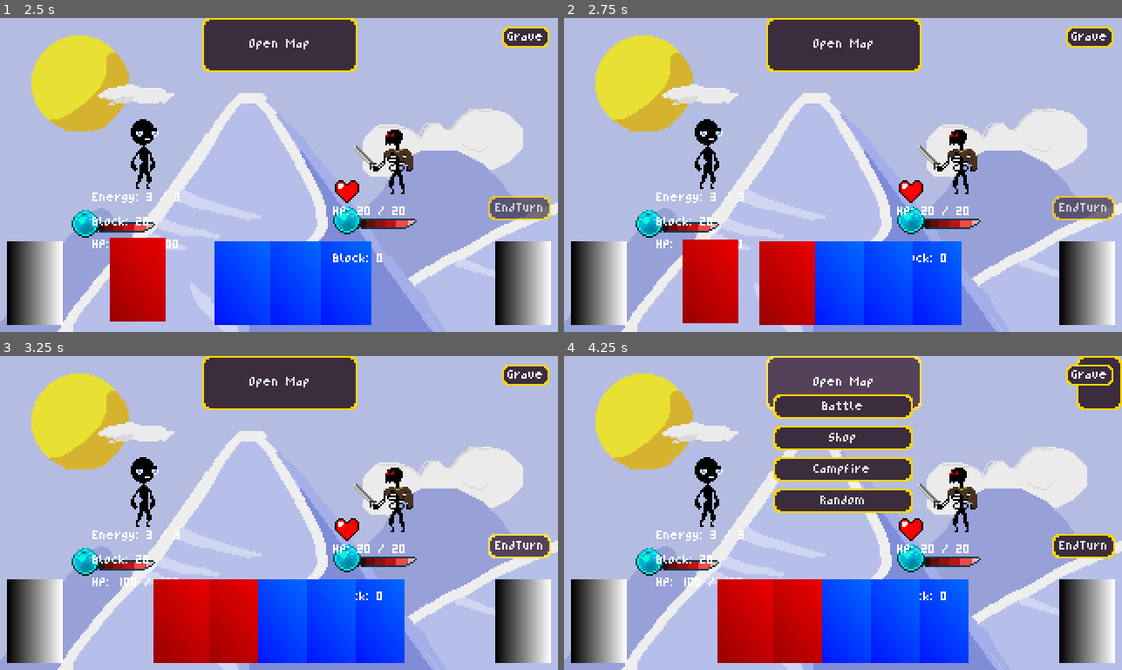
Above: before the commit, frames 1-4 (two rows, left to right).
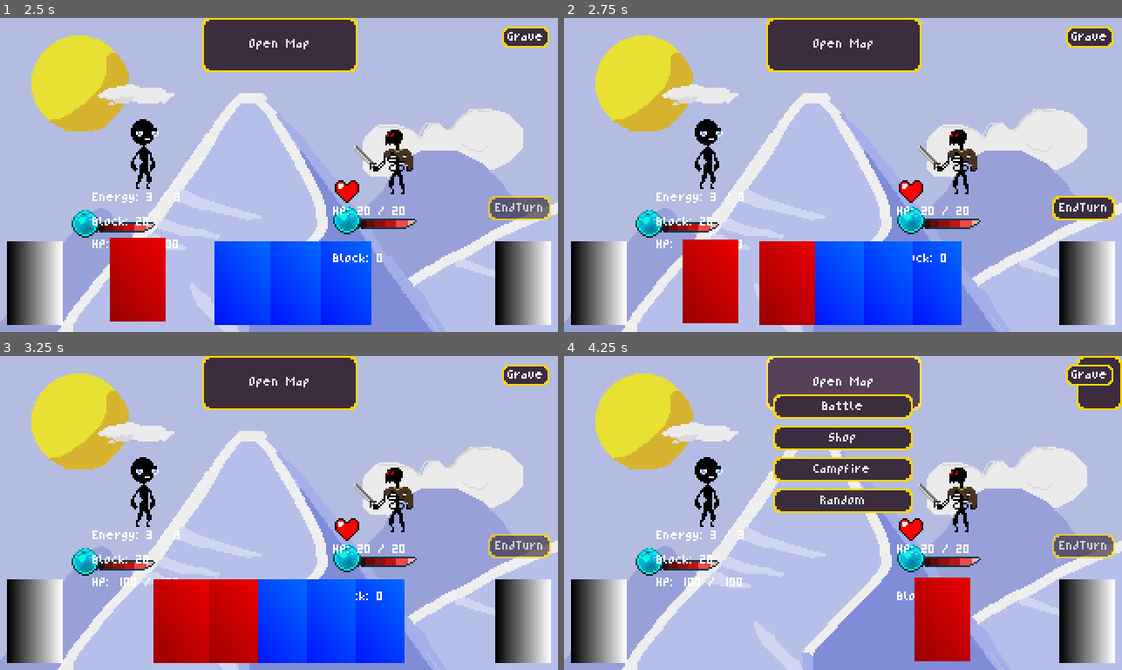
Above: after the commit, the same moments.

Repository: Morph1s/Psychopompos
Game: Godot game, scene res://scenes/main.tscn
The game is run twice, just before and just after one commit, with the same random seed, the same clock (stepped at 60 frames per second) and the same inputs.
Inputs (mouse positions are in pixels of both pictures, inside the frame that each line leads up to):
- Up to frame 1 (2.5 s): click "Open Map" at 0.5 s; click "Battle" at 1.25 s; click "Grave" at 2 s
- Up to frame 2 (2.75 s): no input
- Up to frame 3 (3.25 s): click (518, 547) at 2.75 s, where only the run after the commit has a clickable "EndTurn"
- Up to frame 4 (4.25 s): click "Open Map" at 3.5 s

Frame 1 is identical in both runs. In frame 2, 0.8% of the frame differs, in the area x 87-99%, y 56-65%; in frame 3, 0.5%; in frame 4, 13%, in the area x 27-99%, y 56-98%.

Commit message:
feat: 122 centralize the start of turn and end of turn behaviour closes #122

Diff:
--- a/scenes/encounters/battle.tscn
+++ b/scenes/encounters/battle.tscn
@@ -69,7 +69,10 @@
 
 [connection signal="choose_enemy_intents" from="StateMachine/PlayerStartTurn" to="." method="_on_player_start_turn_choose_enemy_intents"]
 [connection signal="draw_cards" from="StateMachine/PlayerStartTurn" to="." method="_on_player_start_turn_draw_cards"]
-[connection signal="reset_energy" from="StateMachine/PlayerStartTurn" to="." method="_on_player_start_turn_reset_energy"]
+[connection signal="player_starts_turn" from="StateMachine/PlayerStartTurn" to="." method="_on_player_start_turn_player_starts_turn"]
+[connection signal="player_ends_turn" from="StateMachine/PlayerEndTurn" to="." method="_on_player_end_turn_player_ends_turn"]
+[connection signal="enemy_starts_turn" from="StateMachine/EnemyStartTurn" to="." method="_on_enemy_start_turn_enemy_starts_turn"]
 [connection signal="resolve_enemy_intents" from="StateMachine/EnemyTurn" to="." method="_on_enemy_turn_resolve_enemy_intents"]
+[connection signal="enemy_ends_turn" from="StateMachine/EnemyEndTurn" to="." method="_on_enemy_end_turn_enemy_ends_turn"]
 [connection signal="mouse_entered" from="PlayArea" to="CardHandler" method="_on_play_area_mouse_entered"]
 [connection signal="mouse_exited" from="PlayArea" to="CardHandler" method="_on_play_area_mouse_exited"]
--- a/scripts/battle/battle.gd
+++ b/scripts/battle/battle.gd
@@ -21,8 +21,9 @@
 	EventBusHandler.clear_all_battle_events()
 
 
+#region signals
 
-#region player start turn
+#region player turn
 
 func _on_player_start_turn_draw_cards() -> void:
 	card_handler.draw_cards(card_draw_amount)
@@ -30,8 +31,11 @@
 func _on_player_start_turn_choose_enemy_intents() -> void:
 	enemy_handler.choose_intent()
 
-func _on_player_start_turn_reset_energy() -> void:
-	player_character.reset_energy()
+func _on_player_start_turn_player_starts_turn() -> void:
+	player_character.start_of_turn()
+
+func _on_player_end_turn_player_ends_turn() -> void:
+	player_character.end_of_turn()
 
 #endregion
 
@@ -40,4 +44,13 @@
 func _on_enemy_turn_resolve_enemy_intents() -> void:
 	enemy_handler.resolve_intent()
 
+func _on_enemy_start_turn_enemy_starts_turn() -> void:
+	for enemy in enemy_handler.enemies:
+		enemy.start_of_turn()
+
+func _on_enemy_end_turn_enemy_ends_turn() -> void:
+	for enemy in enemy_handler.enemies:
+		enemy.end_of_turn()
 #endregion
+
+#endregion
--- a/scripts/battle/state_machine/enemy_end_turn.gd
+++ b/scripts/battle/state_machine/enemy_end_turn.gd
@@ -1,10 +1,12 @@
 class_name EnemyEndTurn
 extends State
+
+signal enemy_ends_turn
 
 func enter():
 	print("Entered EnemyEndTurn")
 	# 1. for each enemy: resolve enemy end of turn effects
-	EventBusHandler.call_event(EventBus.Event.ENEMY_TURN_END_EFFECTS)
+	enemy_ends_turn.emit()
 	# 2. enter state player_start_turn
 	await get_tree().create_timer(1.0).timeout
 	state_machine.transition_to("PlayerStartTurn")
--- a/scripts/battle/state_machine/enemy_start_turn.gd
+++ b/scripts/battle/state_machine/enemy_start_turn.gd
@@ -1,10 +1,12 @@
 class_name EnemyStartTurn
 extends State
+
+signal enemy_starts_turn
 
 func enter():
 	print("Entered EnemyStartTurn")
 	# 1. resolve enemy start of turn effects
-	EventBusHandler.call_event(EventBus.Event.ENEMY_TURN_START_EFFECTS)
+	enemy_starts_turn.emit()
 	# 2. enter state enemy_turn
 	await get_tree().create_timer(1.0).timeout
 	state_machine.transition_to("EnemyTurn")
--- a/scripts/battle/state_machine/player_end_turn.gd
+++ b/scripts/battle/state_machine/player_end_turn.gd
@@ -2,12 +2,13 @@
 extends State
 
 signal discard_hand
+signal player_ends_turn
 
 func enter():
 	print("Entered PlayerEndTurn")
 
 	# 1. resolve player end of turn effects
-	EventBusHandler.call_event(EventBus.Event.PLAYER_TURN_END_EFFECTS)
+	player_ends_turn.emit()
 	# 2. discard hand
 	await get_tree().create_timer(0.5).timeout
 	discard_hand.emit()
--- a/scripts/battle/state_machine/player_start_turn.gd
+++ b/scripts/battle/state_machine/player_start_turn.gd
@@ -3,23 +3,19 @@
 
 signal choose_enemy_intents
 signal draw_cards
-signal reset_energy
+signal player_starts_turn
 
 func enter():
 	print("Entered PlayerStartTurn")
-
 	# 1. choose enemy intents
 	choose_enemy_intents.emit()
-	# 2. resolve start of turn effects
+	# 2. the player starts its turn
 	await get_tree().create_timer(0.2).timeout
-	EventBusHandler.call_event(EventBus.Event.PLAYER_TURN_START_EFFECTS)
+	player_starts_turn.emit()
 	# 3. draw cards
 	await get_tree().create_timer(0.2).timeout
 	draw_cards.emit()
-	# 4. reset energy
-	await get_tree().create_timer(0.2).timeout
-	reset_energy.emit()
-	# 5. enter state idle
+	# 4. enter state idle
 	await get_tree().create_timer(1.0).timeout
 	state_machine.transition_to("Idle")
 
--- a/scripts/characters/player.gd
+++ b/scripts/characters/player.gd
@@ -17,8 +17,13 @@
 func gain_block(amount: int) -> void:
 	stats.block += amount
 
-func reset_energy() -> void:
+func start_of_turn() -> void:
 	stats.current_energy = stats.maximum_energy
+	stats.block = 0
+	effect_handler._on_unit_turn_start()
+
+func end_of_turn() -> void:
+	effect_handler._on_unit_turn_end()
 
 func initialize() -> void:
 	stats.initialize()
--- a/scripts/effects/effect_handler.gd
+++ b/scripts/effects/effect_handler.gd
@@ -25,15 +25,15 @@
 	parent_node = parent
 
 	# connect the corresponding events
-	if parent_node is Character:
-		EventBusHandler.connect_to_event(EventBus.Event.PLAYER_TURN_START_EFFECTS, _on_unit_turn_start)
-		EventBusHandler.connect_to_event(EventBus.Event.PLAYER_TURN_END_EFFECTS, _on_unit_turn_end)
-	elif parent_node is Enemy:
-		EventBusHandler.connect_to_event(EventBus.Event.ENEMY_TURN_START_EFFECTS, _on_unit_turn_start)
-		EventBusHandler.connect_to_event(EventBus.Event.ENEMY_TURN_END_EFFECTS, _on_unit_turn_end)
-	else:
-		push_error("effect handler added to wrong node type: ", self)
-		queue_free()
+	#if parent_node is Character:
+		#EventBusHandler.connect_to_event(EventBus.Event.PLAYER_TURN_START_EFFECTS, _on_unit_turn_start)
+		#EventBusHandler.connect_to_event(EventBus.Event.PLAYER_TURN_END_EFFECTS, _on_unit_turn_end)
+	#elif parent_node is Enemy:
+		#EventBusHandler.connect_to_event(EventBus.Event.ENEMY_TURN_START_EFFECTS, _on_unit_turn_start)
+		#EventBusHandler.connect_to_event(EventBus.Event.ENEMY_TURN_END_EFFECTS, _on_unit_turn_end)
+	#else:
+		#push_error("effect handler added to wrong node type: ", self)
+		#queue_free()
 
 ## adds a effect if it doesnt exist yet and adds stacks if it does
 func apply_effect(effect_name: String, amount: int) -> void:
--- a/scripts/enemy/enemy.gd
+++ b/scripts/enemy/enemy.gd
@@ -33,6 +33,13 @@
 	_on_block_changed(stats.block)
 
 	effect_handler.initialize(self)
+
+func start_of_turn() -> void:
+	stats.block = 0
+	effect_handler._on_unit_turn_start()
+
+func end_of_turn() -> void:
+	effect_handler._on_unit_turn_end()
 
 func take_damage(damage_amount:int) -> void:
 	damage_amount = modifier_handler.modify_value(damage_amount, ModifierHandler.ModifiedValue.DAMAGE_TAKEN)
